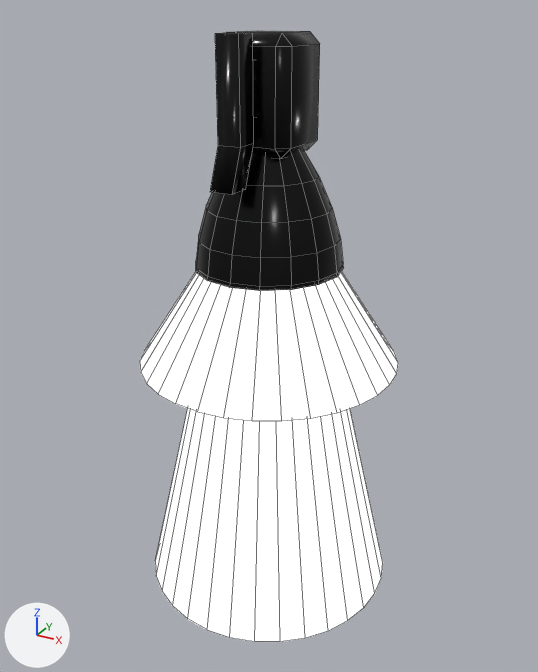
Renders of the Blender file server/Components/RawAssets/Engine.blend from each side of a commit.
One viewpoint serves both versions: a camera (50 mm lens) standing at (4.6, -8.36, 2.15) and looking at (0.01, -0.02, -2.02). The axes (+X, +Y, +Z) are drawn at lower left. The lights are the same throughout. Mesh edges are drawn as thin lines.

The first picture shows 'Engine', 'Flame'.
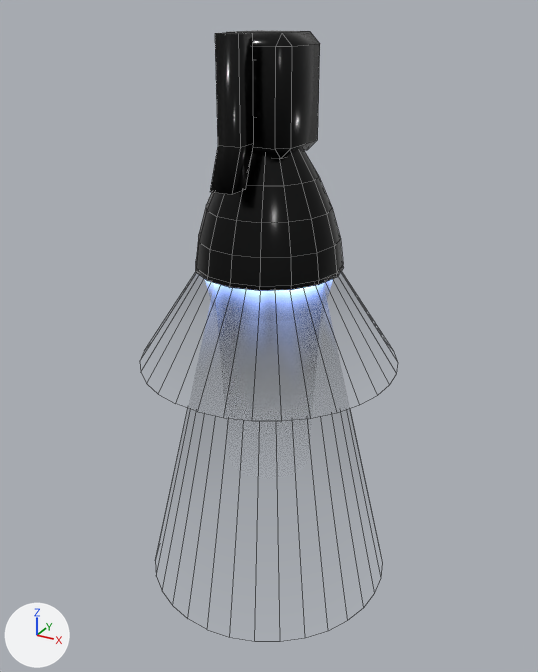
Changed parts and their boxes [x1, y1, x2, y2] in the pictures (538 x 672 px):
'Flame', surface changed (white to grey): [140, 271, 398, 642] in both

Diff of the bpy script that builds the scene:
```diff
--- a/server/Components/RawAssets/Engine.blend.py
+++ b/server/Components/RawAssets/Engine.blend.py
@@ mat_engineflame @@
 mat_engineflame = bpy.data.materials.new('EngineFlame')
-# nodes: BsdfPrincipled, OutputMaterial
+# nodes: AddShader, BsdfTransparent, Emission, Mapping, Math x3, OutputMaterial, TexCoord, TexNoise, ValToRGB x2, VertexColor
+# colours: black #000000, blue #566a9d, cyan #2dc9d7, white #ffffff, light grey #d8d8d8
```
